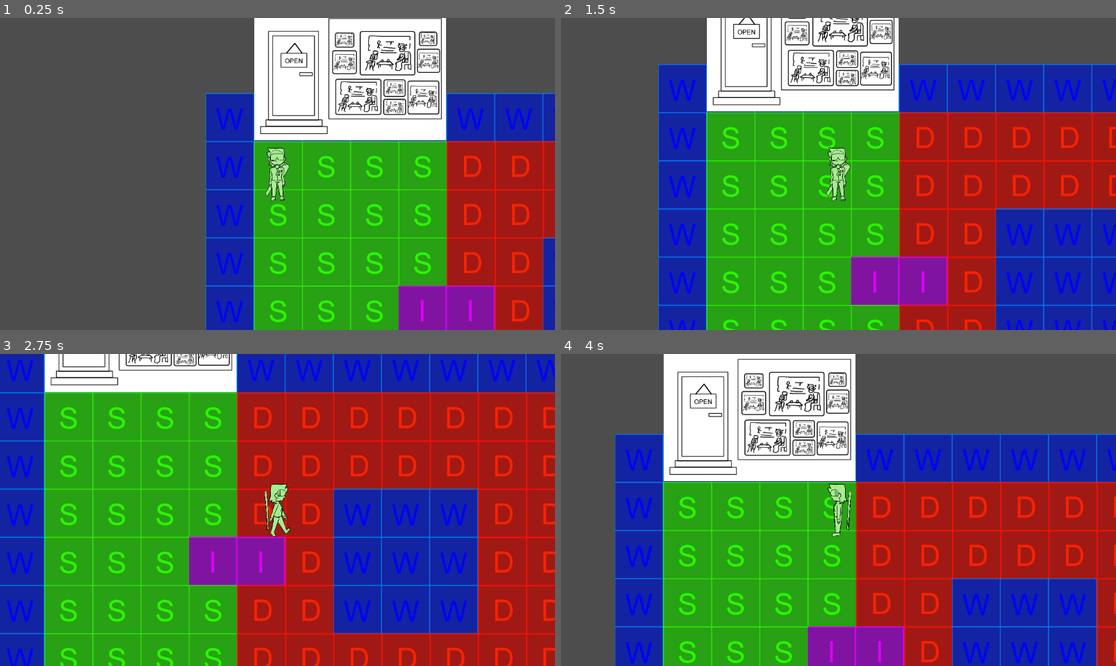
Above: before the commit, frames 1-4 (two rows, left to right).
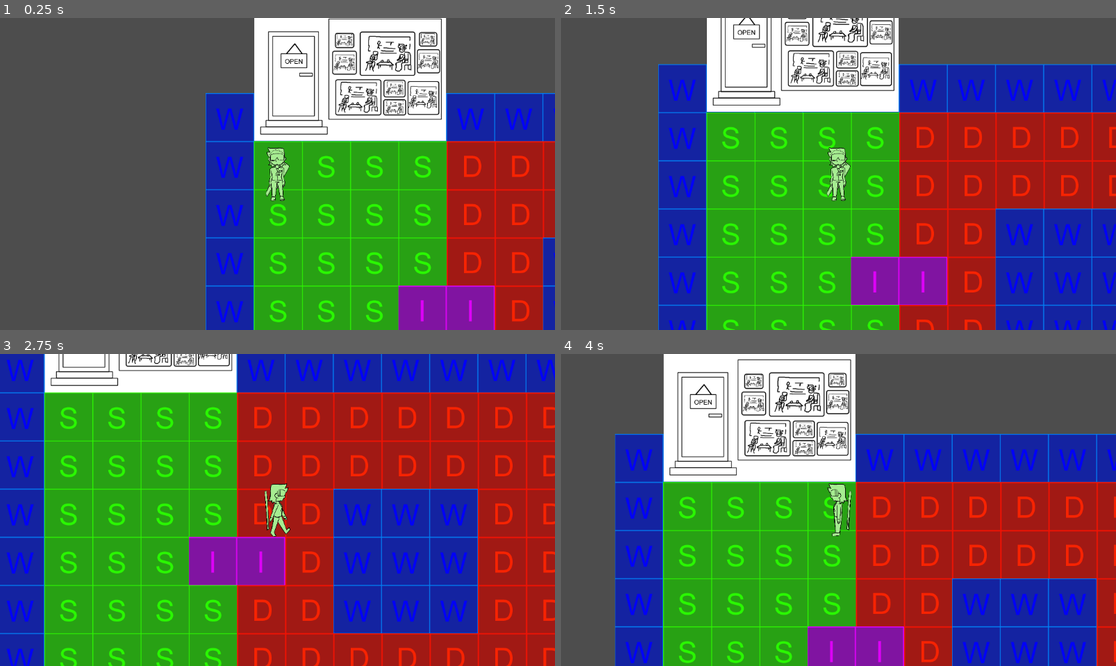
Above: after the commit, the same moments.

Repository: lazarusgates/my-test-game
Game: Godot game, scene res://scene files/overworld/test_scene.tscn
Same seed, same stepped clock (60 frames per second), same inputs: the game is played once before the commit and once after it. The project has no main scene, so this scene is started directly.
Inputs:
- Up to frame 1 (0.25 s): no input
- Up to frame 2 (1.5 s): tap Enter (interact) at 0.5, 1.35 s; hold D (move_right) 0.53-1.28 s; hold Enter (interact) 0.53-1.28 s; hold S (move_down) from 1.28 s (still down)
- Up to frame 3 (2.75 s): release S (move_down) at 2.03 s; hold D (move_right) from 2.03 s (still down); hold Enter (interact) from 2.03 s (still down)
- Up to frame 4 (4 s): release D (move_right) at 2.78 s; release Enter (interact) at 2.78 s; hold W (move_up) 2.78-3.53 s; tap Enter (interact) at 2.85 s; hold A (move_left) from 3.53 s (still down); hold Enter (interact) from 3.53 s (still down)

The runs differ from the first frame. In frame 1, 2.4% of the frame differs, in the area x 45-81%, y 0-40%; in frame 2, 2.0%; in frame 3, 0.8%; in frame 4, 2.5%, in the area x 18-54%, y 1-41%.

Commit message:
implement interaction system (for real this time)
it works now... youtube tutorials disappoint me

Diff:
--- a/test_combined/scene files/overworld/test_scene.tscn
+++ b/test_combined/scene files/overworld/test_scene.tscn
@@ -12,5 +12,5 @@
 position = Vector2(49, 68)
 
 [node name="tv_interact" parent="." instance=ExtResource("3_vnn5f")]
-position = Vector2(200, -134)
+position = Vector2(200, -133)
 scale = Vector2(0.53, 0.53)
--- a/test_combined/scene files/overworld/tv_interact.gd
+++ b/test_combined/scene files/overworld/tv_interact.gd
@@ -16,9 +16,5 @@
 	"This has always been your least favorite show."
 ]
 
-func _ready():
-	inter_area.interact = Callable(self, "_on_interact")
-
-func _on_interact():
-	pass
-	#print("You interacted with something!")
+func _on_inter_area_trigger_interact() -> void:
+	print("interacted with tv")
--- a/test_combined/scene files/overworld/tv_interact.tscn
+++ b/test_combined/scene files/overworld/tv_interact.tscn
@@ -14,7 +14,10 @@
 texture = ExtResource("1_wt622")
 
 [node name="InterArea" parent="." instance=ExtResource("2_o1qgs")]
+collision_mask = 2
 
 [node name="CollisionShape2D" type="CollisionShape2D" parent="InterArea"]
 position = Vector2(145, 249.5)
 shape = SubResource("RectangleShape2D_yghl6")
+
+[connection signal="trigger_interact" from="InterArea" to="." method="_on_inter_area_trigger_interact"]
--- a/test_combined/scene files/overworld/walk_player.tscn
+++ b/test_combined/scene files/overworld/walk_player.tscn
@@ -93,6 +93,7 @@
 size = Vector2(56, 114)
 
 [node name="walk_player" type="CharacterBody2D" groups=["player"]]
+collision_layer = 2
 script = ExtResource("1_eei2h")
 
 [node name="AnimatedSprite2D" type="AnimatedSprite2D" parent="."]
@@ -105,5 +106,3 @@
 shape = SubResource("RectangleShape2D_5fb12")
 
 [node name="Camera2D" type="Camera2D" parent="."]
-
-[node name="inter_area" type="Area2D" parent="."]
--- a/test_combined/scripts/overworld/inter_area.gd
+++ b/test_combined/scripts/overworld/inter_area.gd
@@ -1,16 +1,22 @@
 extends Area2D
-
 class_name InterArea
 
-@export var action_name: String = "interact"
+var in_body = false
 
-var interact: Callable = func():
-	pass
+signal trigger_interact()
 
+func _on_ready() -> void:
+	in_body = false
 
-func _on_body_entered(body: Node2D) -> void:
-	InterManager.register_area(self)
+func _on_body_entered(_body: Node2D) -> void:
+	print("entered body")
+	in_body = true
 
+func _on_body_exited(_body: Node2D) -> void:
+	print("exited body")
+	in_body = false
 
-func _on_body_exited(body: Node2D) -> void:
-	InterManager.unregister_area(self)
+func _input(event):
+	if event.is_action_pressed("interact") and in_body:
+		trigger_interact.emit()
+		print("interacting")
--- a/test_combined/scripts/overworld/inter_manager.gd
+++ /dev/null
@@ -1,22 +0,0 @@
-extends Node2D
-
-@onready var player = get_tree().get_first_node_in_group("player")
-
-var active_area = null
-var can_interact = true
-
-func register_area(area: InterArea):
-	active_area = area
-
-func unregister_area(area: InterArea):
-	if area != active_area:
-		active_area = null
-
-func _input(event):
-	if event.is_action_pressed("interact") and can_interact:
-		if active_area != null:
-			can_interact = false
-
-			await active_area.interact.call()
-
-			can_interact = true
--- a/test_combined/scripts/overworld/inter_manager.tscn
+++ b/test_combined/scripts/overworld/inter_manager.tscn
@@ -1,6 +1,30 @@
-[gd_scene load_steps=2 format=3 uid="uid://07le6lg8qi8j"]
+[gd_scene load_steps=2 format=3 uid="uid://dk2n1wvvpd8bt"]
 
-[ext_resource type="Script" uid="uid://chk8uasq0ao0d" path="res://scripts/overworld/inter_manager.gd" id="1_b8v7m"]
+[sub_resource type="GDScript" id="GDScript_asrcw"]
+script/source = "extends Node2D
+
+@onready var player = get_tree().get_first_node_in_group(\"player\")
+
+var active_area = null
+var can_interact = true
+
+func register_area(area: InterArea):
+	active_area = area
+
+func unregister_area():
+	active_area = null
+
+func _input(event):
+	if event.is_action_pressed(\"interact\") and can_interact:
+		if active_area == null:
+			return
+		else:
+			can_interact = false
+
+			#active_area.interacting()
+
+			can_interact = true
+"
 
 [node name="InterManager" type="Node2D"]
-script = ExtResource("1_b8v7m")
+script = SubResource("GDScript_asrcw")
Not shown, removed: test_combined/scripts/overworld/inter_manager.gd.uid
